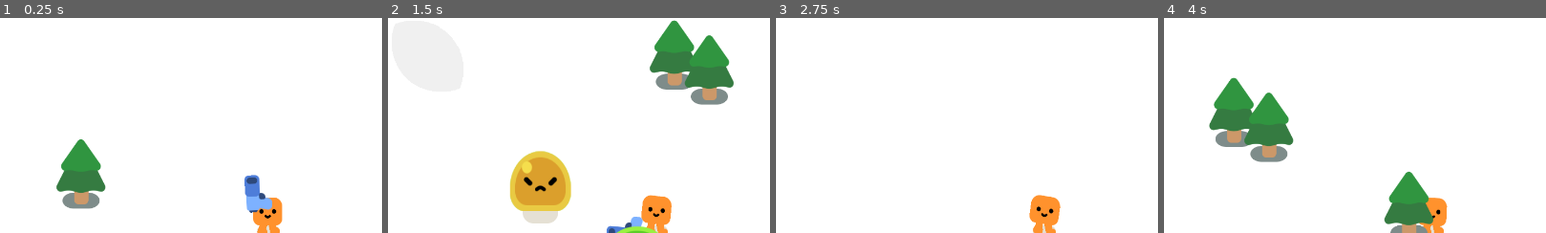
Above: before the commit, frames 1-4 (left to right).
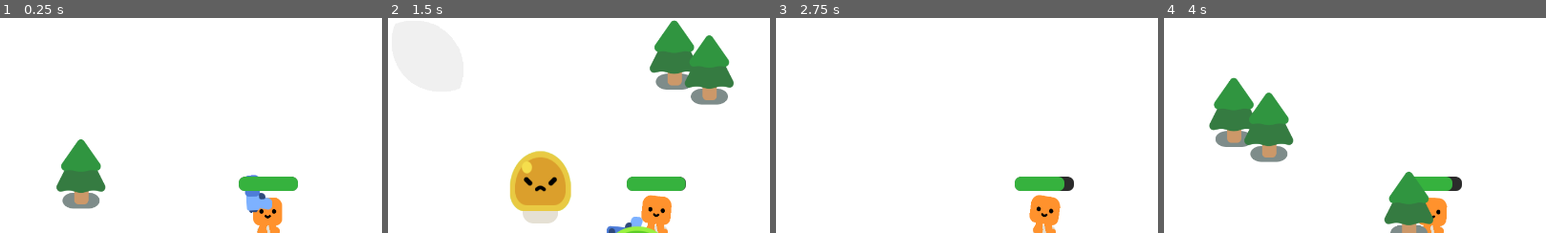
Above: after the commit, the same moments.

Repository: RuhlMirko/godot-learning
Game: Godot game, scene res://survivors_game.tscn
Same seed, same stepped clock (60 frames per second), same inputs: the game is played once before the commit and once after it.
Inputs:
- Up to frame 1 (0.25 s): no input
- Up to frame 2 (1.5 s): hold D (move_right) 0.53-1.28 s; hold S (move_down) from 1.28 s (still down)
- Up to frame 3 (2.75 s): release S (move_down) at 2.03 s; hold D (move_right) from 2.03 s (still down)
- Up to frame 4 (4 s): release D (move_right) at 2.78 s; hold W (move_up) 2.78-3.53 s; hold A (move_left) from 3.53 s (still down)
The pictures show only the part of the screen within x 15-65%, y 0-50%; the shares and areas given below are measured in that part.

The runs differ from the first frame. In frame 1, 1.0% of the frame differs, in the area x 62-78%, y 73-81%; in frame 2, 1.0%; in frame 3, 1.0%; in frame 4, 0.7%.

Commit message:
Added health bar

Diff:
--- a/2d-project-assets/player.gd
+++ b/2d-project-assets/player.gd
@@ -5,7 +5,8 @@
 const BASE_SPEED : int= 600
 const BASE_HEALTH : float = 100.0
 var curr_health: float = BASE_HEALTH
-const DAMEGE_RATE: float = 5.0
+const DAMAGE_RATE: float = 25.0
+
 
 func _physics_process(delta: float) -> void:
 	var direction := Input.get_vector("move_left","move_right","move_up","move_down")
@@ -17,9 +18,10 @@
 	else:
 		%HappyBoo.play_idle_animation()
 
-
 	var overlapping_mobs = %HurtBox.get_overlapping_bodies()
 	if overlapping_mobs.size()>0:
-		curr_health -= DAMEGE_RATE * overlapping_mobs.size() * delta
+		curr_health -= DAMAGE_RATE * overlapping_mobs.size() * delta
+		%ProgressBar.value = curr_health
+
 		if curr_health <= 0.0:
 			health_depleted.emit()
--- a/2d-project-assets/player.tscn
+++ b/2d-project-assets/player.tscn
@@ -10,6 +10,20 @@
 
 [sub_resource type="CircleShape2D" id="CircleShape2D_i3pqv"]
 radius = 34.0147
+
+[sub_resource type="StyleBoxFlat" id="StyleBoxFlat_i3pqv"]
+bg_color = Color(0.17, 0.17, 0.17, 1)
+corner_radius_top_left = 12
+corner_radius_top_right = 12
+corner_radius_bottom_right = 12
+corner_radius_bottom_left = 12
+
+[sub_resource type="StyleBoxFlat" id="StyleBoxFlat_hqtel"]
+bg_color = Color(0.21000001, 0.7, 0.24266665, 1)
+corner_radius_top_left = 12
+corner_radius_top_right = 12
+corner_radius_bottom_right = 12
+corner_radius_bottom_left = 12
 
 [node name="Player" type="CharacterBody2D" unique_id=967538582]
 script = ExtResource("1_onrkg")
@@ -37,3 +51,14 @@
 position = Vector2(-1, -15)
 shape = SubResource("CircleShape2D_i3pqv")
 debug_color = Color(0.91646, 0.2268039, 0.45691037, 0.41960785)
+
+[node name="ProgressBar" type="ProgressBar" parent="." unique_id=1146533480]
+unique_name_in_owner = true
+offset_left = -56.0
+offset_top = -106.0
+offset_right = 56.0
+offset_bottom = -79.0
+theme_override_styles/background = SubResource("StyleBoxFlat_i3pqv")
+theme_override_styles/fill = SubResource("StyleBoxFlat_hqtel")
+value = 100.0
+show_percentage = false
